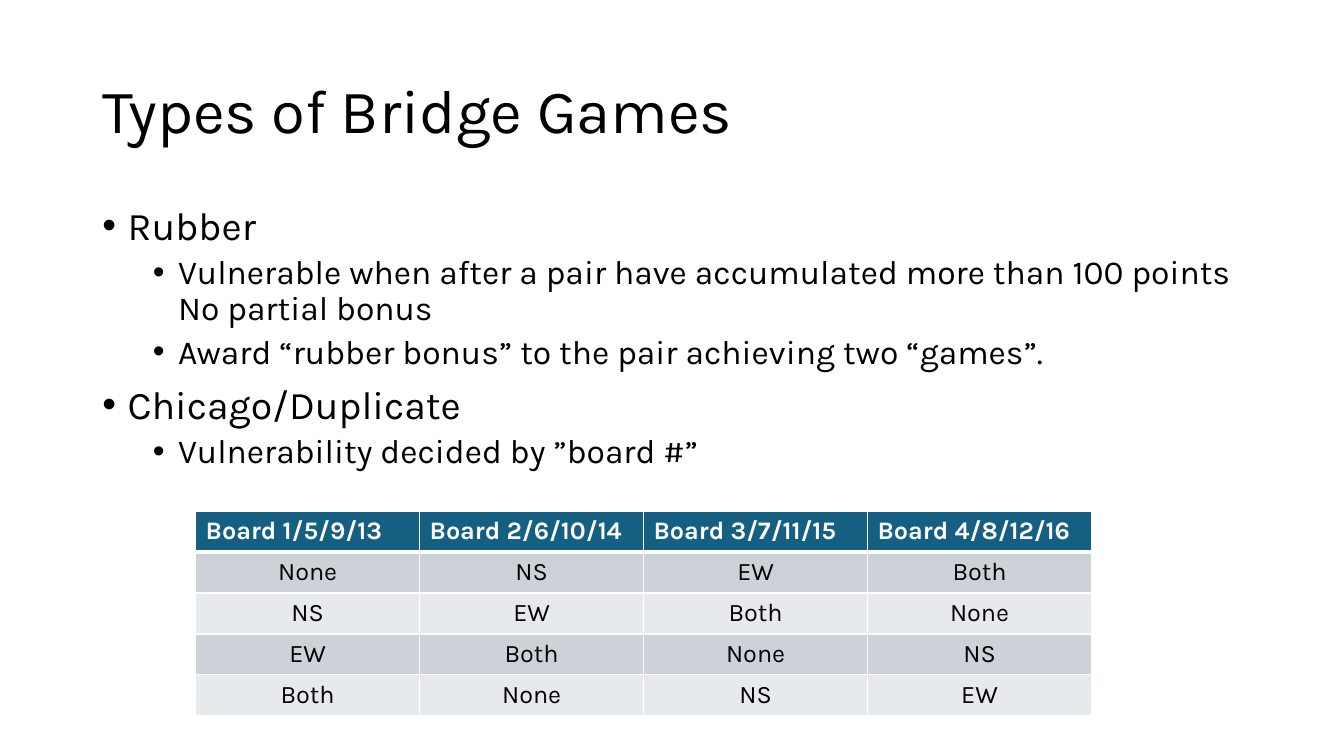
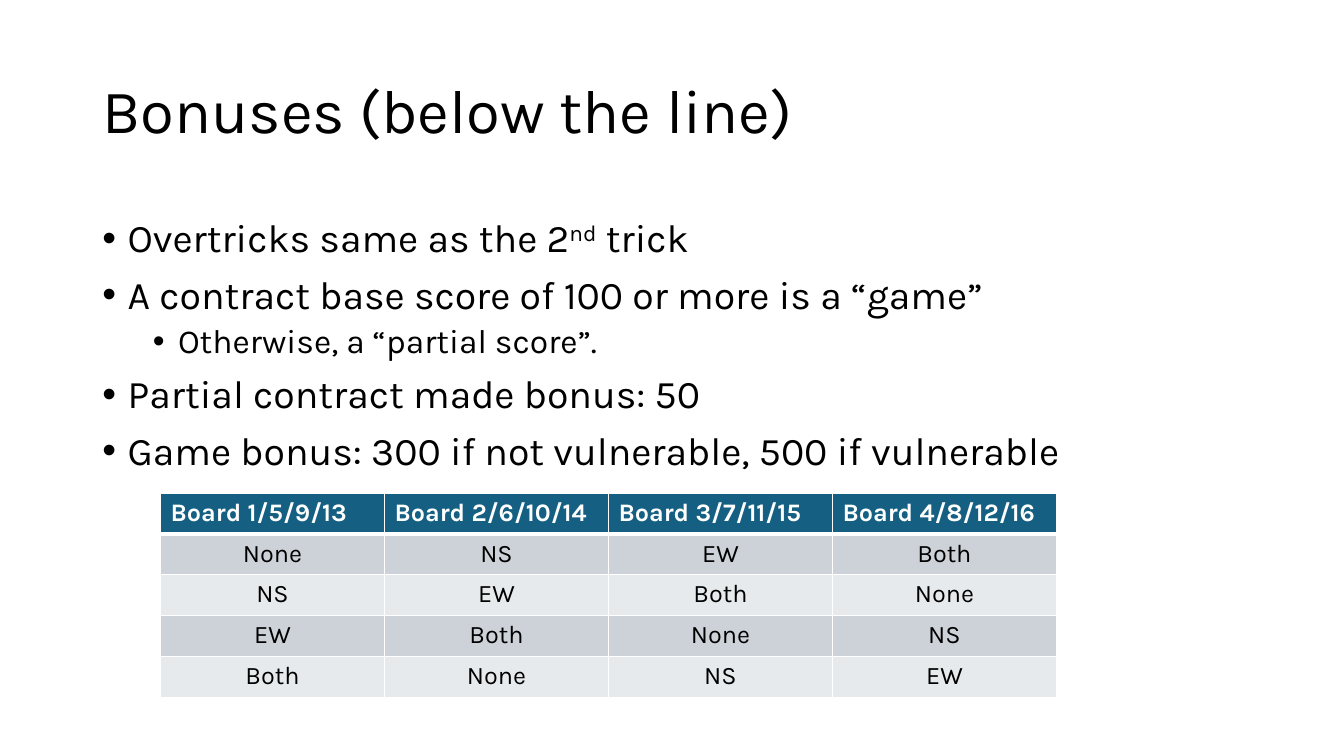
Before and after one commit to sywhub/bridge101, a slide deck: slide 8 of class.pptx (slide 6 before the commit). Drawn at 1344x756 pixels with LibreOffice and Linux fonts; fonts in the diff are those of the drawing; background and template pictures are left out. Boxes give left, top, right and bottom in pixels: in the first picture for what was removed or moved away, otherwise in the second. Text is boxed around its words. In the diff, an @@ line names an element or a change of style, - is before the commit and + after.

```diff
--- a/class.pptx
+++ b/class.pptx
@@ title at [102, 88, 792, 140]: text changed @@
-Types of Bridge Games
+Bonuses (below the line)
@@ text at [128, 225, 1059, 469]: text changed; size 24 to 28 pt @@
-• Rubber
-  • Vulnerable when after a pair have accumulated more than 100 points No partial bonus
-  • Award “rubber bonus” to the pair achieving two “games”.
-• Chicago/Duplicate
-  • Vulnerability decided by ”board #”
+• Overtricks same as the 2nd trick
+• A contract base score of 100 or more is a “game”
+  • Otherwise, a “partial score”.
+• Partial contract made bonus: 50
+• Game bonus: 300 if not vulnerable, 500 if vulnerable
@@ table: place and size @@
-table at [196, 511, 1091, 716]
+table at [160, 493, 1056, 698]
```
Also in this commit, not shown: 11 other slides changed, 3 slides added, 3 slides removed, 3 other files.
